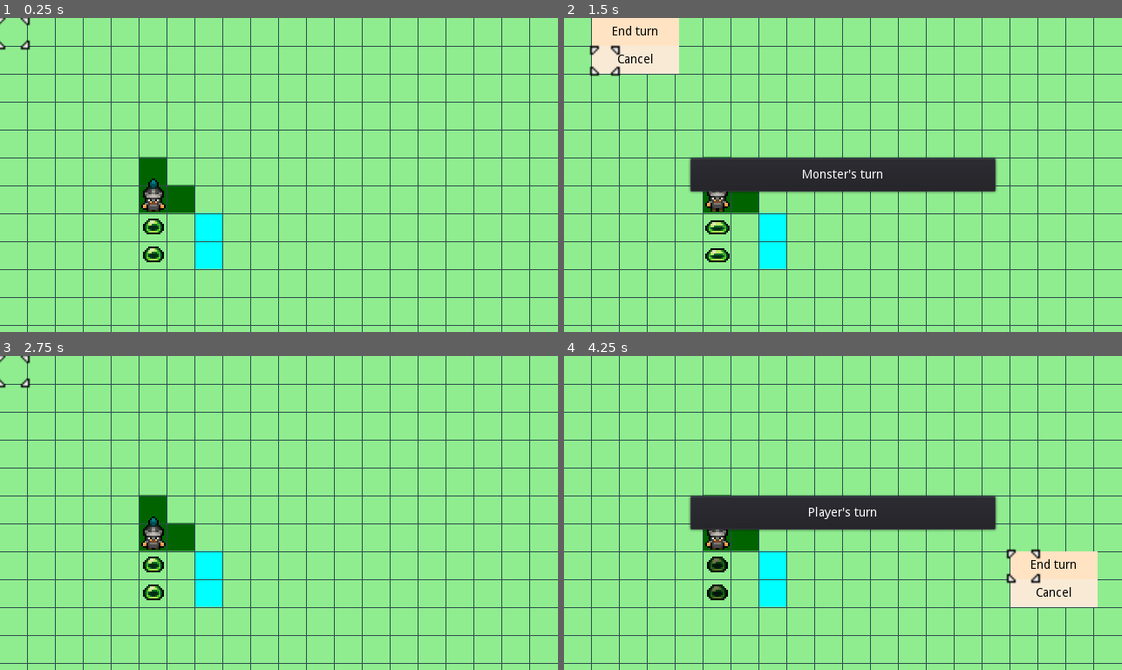
Above: before the commit, frames 1-4 (two rows, left to right).
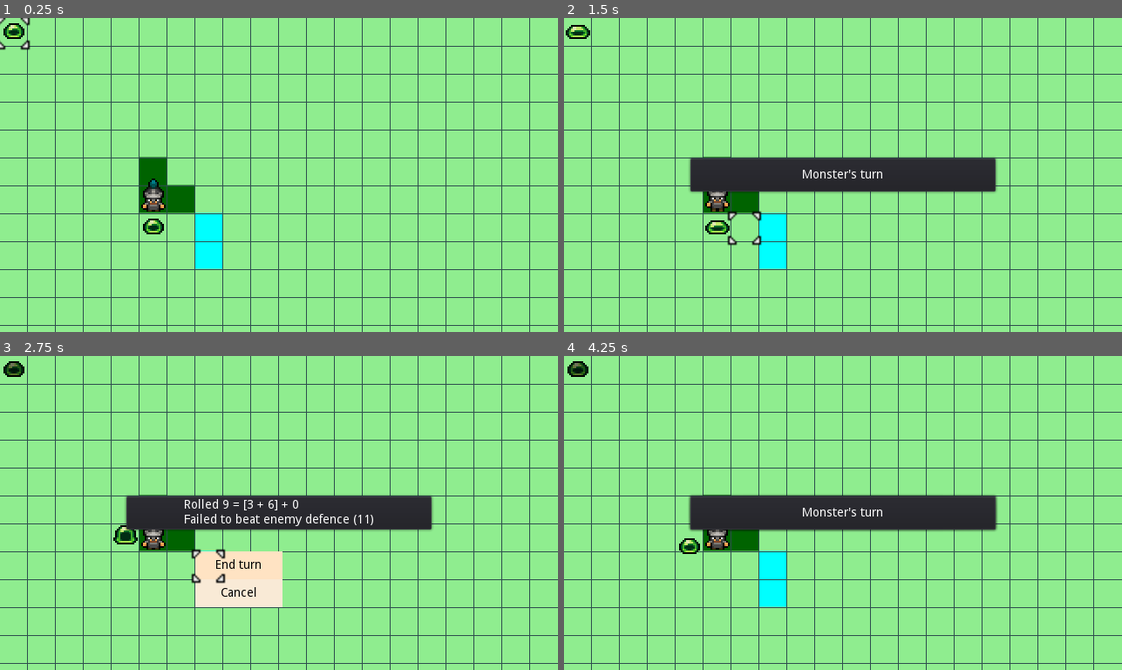
Above: after the commit, the same moments.

Repository: DaveRendell/gridcursor
Game: Godot game, scene res://src/battle/Battle.tscn
Same seed, same stepped clock (60 frames per second), same inputs: the game is played once before the commit and once after it.
Inputs (mouse positions are in pixels of both pictures, inside the frame that each line leads up to):
- Up to frame 1 (0.25 s): no input
- Up to frame 2 (1.5 s): tap Enter (ui_accept) at 0.5, 0.77 s; move the mouse to (965, 159) at 0.52 s; hold Right (ui_right) 0.53-1.28 s; click (965, 159) at 0.67 s; move the mouse to (731, 190) at 1.27 s; hold Down (ui_down) from 1.28 s (still down)
- Up to frame 3 (2.75 s): tap Enter (ui_accept) at 1.52 s; move the mouse to (334, 443) at 2.02 s; release Down (ui_down) at 2.03 s; hold Right (ui_right) from 2.03 s (still down)
- Up to frame 4 (4.25 s): move the mouse to (815, 575) at 2.77 s; release Right (ui_right) at 2.78 s; hold Up (ui_up) 2.78-3.53 s; click (815, 575) at 2.92 s; tap Enter (ui_accept) at 3.02, 3.77 s; move the mouse to (1010, 560) at 3.52 s; hold Left (ui_left) from 3.53 s (still down)

The runs differ from the first frame. In frame 1, 0.3% of the frame differs, in the area x 0-30%, y 1-78%; in frame 2, 3.3%; in frame 3, 9.8%, in the area x 0-78%, y 0-80%; in frame 4, 4.1%.

Commit message:
CPU player now attacks any enemies in range

Diff:
--- a/src/battle/computer_player.gd
+++ b/src/battle/computer_player.gd
@@ -1,12 +1,15 @@
 class_name ComputerPlayer
+
+class UnitTurnComplete:
+	signal complete
 
 static func execute_turn(map: Map) -> void:
 	var units = get_units(map)
 
 	for unit in units:
-		execute_unit_turn(unit, map)
-
-
+		var unit_turn = UnitTurnComplete.new()
+		execute_unit_turn(unit, map, unit_turn)
+		yield(unit_turn, "complete")
 
 	map.next_turn()
 
@@ -18,5 +21,30 @@
 			units.append(unit)
 	return units
 
-static func execute_unit_turn(unit: Unit, map: Map) -> void:
+static func execute_unit_turn(unit: Unit, map: Map, unit_turn: UnitTurnComplete) -> void:
+	unit.calculate_options(map)
+
+	if unit.attack_options.size() > 0:
+		# For now, arbitrarily pick first result in list
+		# TODO: Decide what the "best" attack to make is
+		var attack_option = unit.attack_options.at(0)
+		var target = map.node_array().at(attack_option)
+		var attack_source = unit.default_attack_sources.at(attack_option)
+		print(unit.character.attacks())
+		print(attack_source)
+		var attack = unit.character.attacks()[attack_source.attack_id]
+		var path = unit.get_path_to_coords(map, attack_source.source)
+
+		map.path = path
+		var animation = unit.animate_movement_along_path(map)
+		yield(animation, "finished")
+
+		var popup = unit.perform_attack(map, target, attack)
+		yield(popup, "tree_exited")
+
+		unit.update_position(map, path.last())
+
 	unit.state_to_done(map)
+	# Brief pause for effect...
+	yield(unit.get_tree().create_timer(0.25), "timeout")
+	return unit_turn.emit_signal("complete", unit)
--- a/src/map/SquareGrid.gd
+++ b/src/map/SquareGrid.gd
@@ -33,7 +33,7 @@
 	var blob2_unit = new_unit.instance()
 	reginald_unit.from_char(reginald, 0, Coordinate.new(5, 6))
 	blob1_unit.from_char(blob1, 1, Coordinate.new(5, 7))
-	blob2_unit.from_char(blob2, 1, Coordinate.new(5, 8))
+	blob2_unit.from_char(blob2, 1, Coordinate.new(0, 0))
 
 	$GridNodes.add_child(reginald_unit)
 	$GridNodes.add_child(blob1_unit)
--- a/src/map/Unit.gd
+++ b/src/map/Unit.gd
@@ -176,28 +176,7 @@
 	else:
 		var attack_id = int(option)
 		var attack = character.attacks()[attack_id]
-		print("Attacking using %s" % [attack.name])
-
-		var best_stat = -1
-		for stat in attack.attacking_stats:
-			if character.stats[stat] > character.stats[best_stat]:
-				best_stat = stat
-
-		var rng = RandomNumberGenerator.new()
-		rng.randomize()
-		var d1 = rng.randi_range(1, 6)
-		var d2 = rng.randi_range(1, 6)
-		var roll = d1 + d2 + character.stats[best_stat]
-		var attack_text = "Rolled %s = [%s + %s] + %s" % [roll, d1, d2, character.stats[best_stat]]
-		print("Rolled %s = [%s + %s] + %s" % [roll, d1, d2, character.stats[best_stat]])
-		var def = attacked_node.character.defence()
-
-		if roll >= def:
-			attack_text += "\nBeat enemy defence (%s)" % [def]
-			attacked_node.queue_free()
-		else:
-			attack_text += "\nFailed to beat enemy defence (%s)" % [def]
-		map.display_toast(attack_text, 3.0)
+		perform_attack(map, attacked_node, attack)
 		update_position(map, path.last())
 		state_to_done(map)
 
@@ -206,6 +185,30 @@
 	unit_state == UnitState.DONE
 	modulate = Color(0.5, 0.5, 0.5, 1.0)
 	map.clear_highlights()
+
+func perform_attack(map: Map, target: Unit, attack: Attack) -> Popup:
+	print("Attacking using %s" % [attack.name])
+
+	var best_stat = -1
+	for stat in attack.attacking_stats:
+		if character.stats[stat] > character.stats[best_stat]:
+			best_stat = stat
+
+	var rng = RandomNumberGenerator.new()
+	rng.randomize()
+	var d1 = rng.randi_range(1, 6)
+	var d2 = rng.randi_range(1, 6)
+	var roll = d1 + d2 + character.stats[best_stat]
+	var attack_text = "Rolled %s = [%s + %s] + %s" % [roll, d1, d2, character.stats[best_stat]]
+	print("Rolled %s = [%s + %s] + %s" % [roll, d1, d2, character.stats[best_stat]])
+	var def = target.character.defence()
+
+	if roll >= def:
+		attack_text += "\nBeat enemy defence (%s)" % [def]
+		target.queue_free()
+	else:
+		attack_text += "\nFailed to beat enemy defence (%s)" % [def]
+	return map.display_toast(attack_text, 3.0)
 
 func wait_for_cell_option_select(
 	map: Map,
